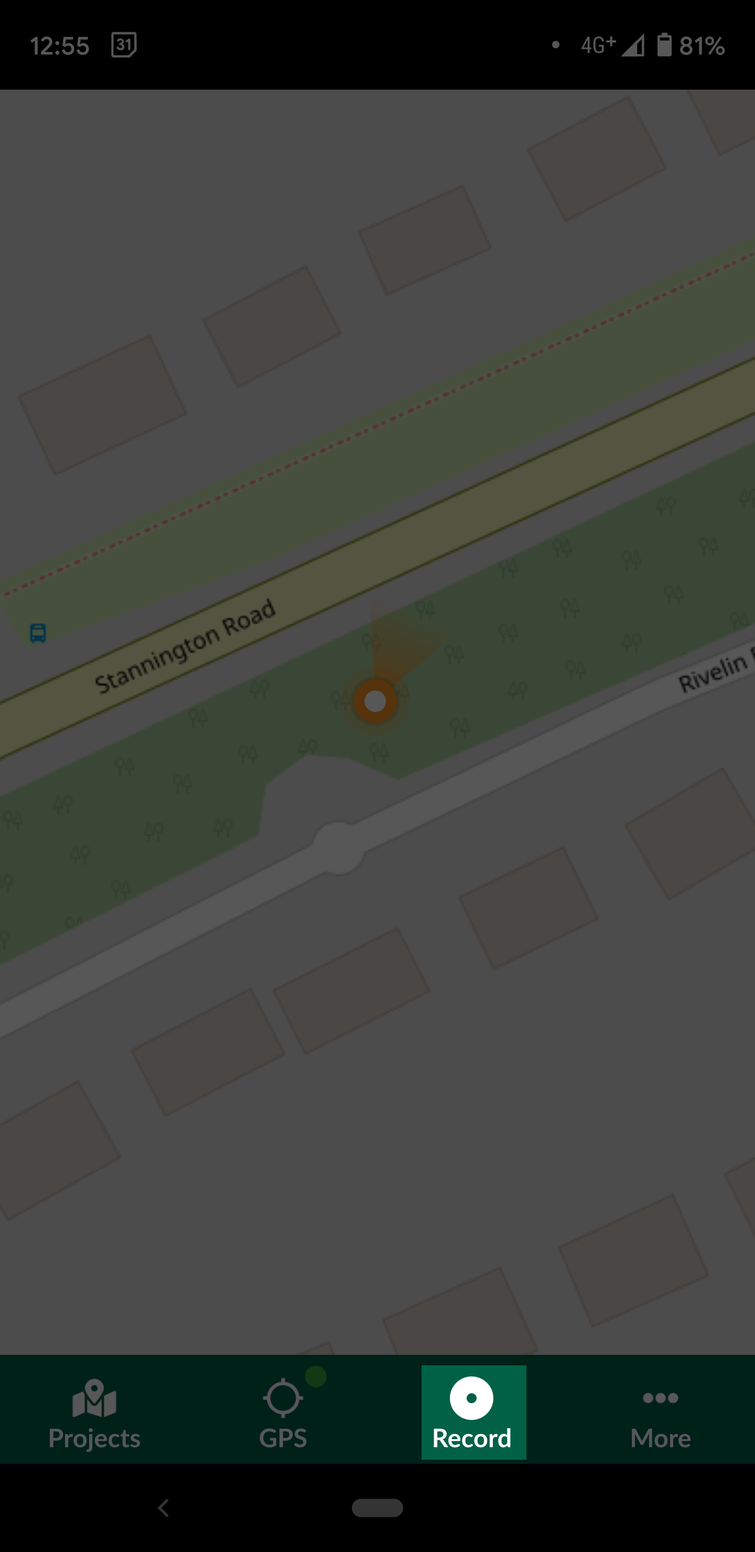
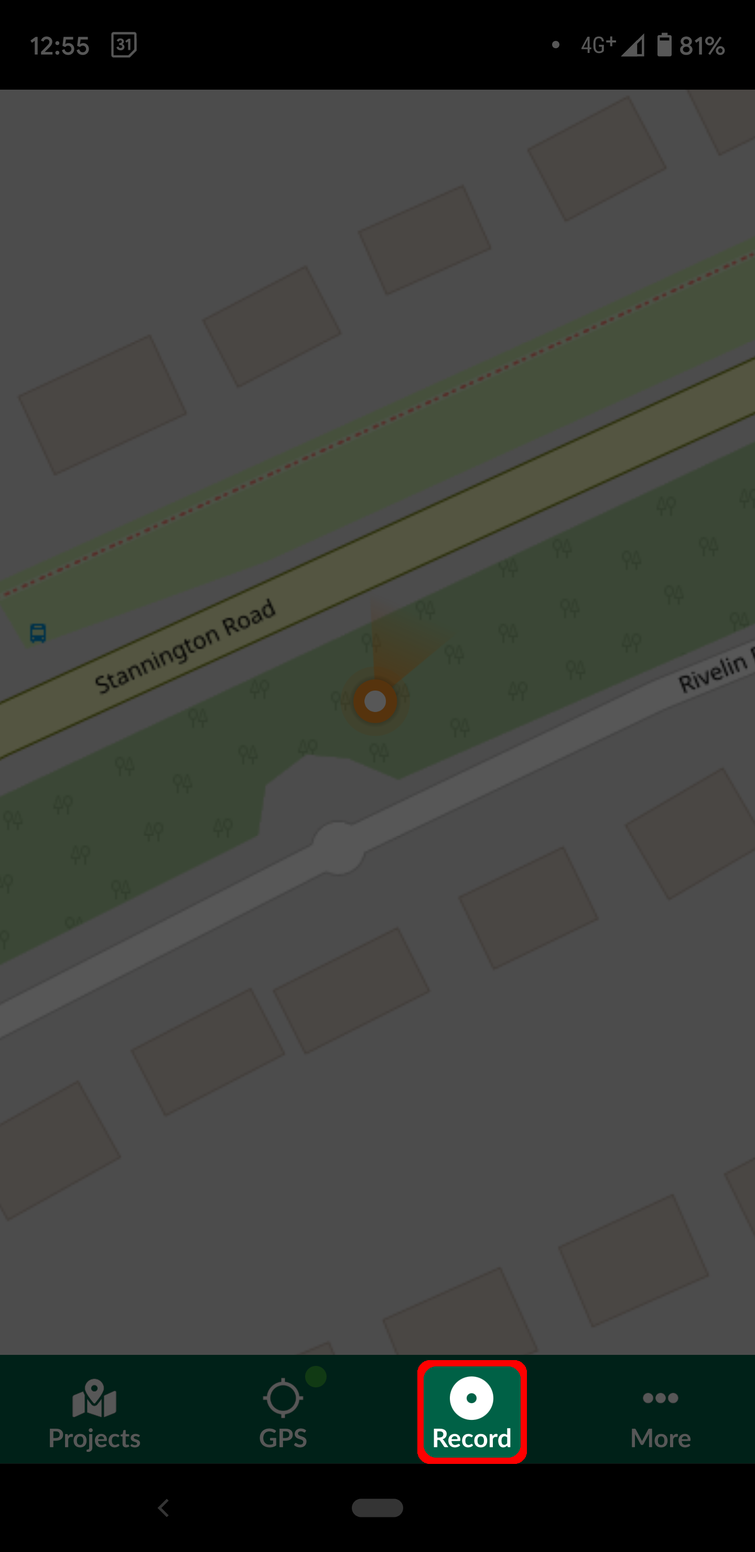
Layers edited between the first and the second 755x1552 image:
added layer "Red" above "Black" over [417, 1360, 528, 1465]
painted on "Black" over [420, 1363, 527, 1462]
